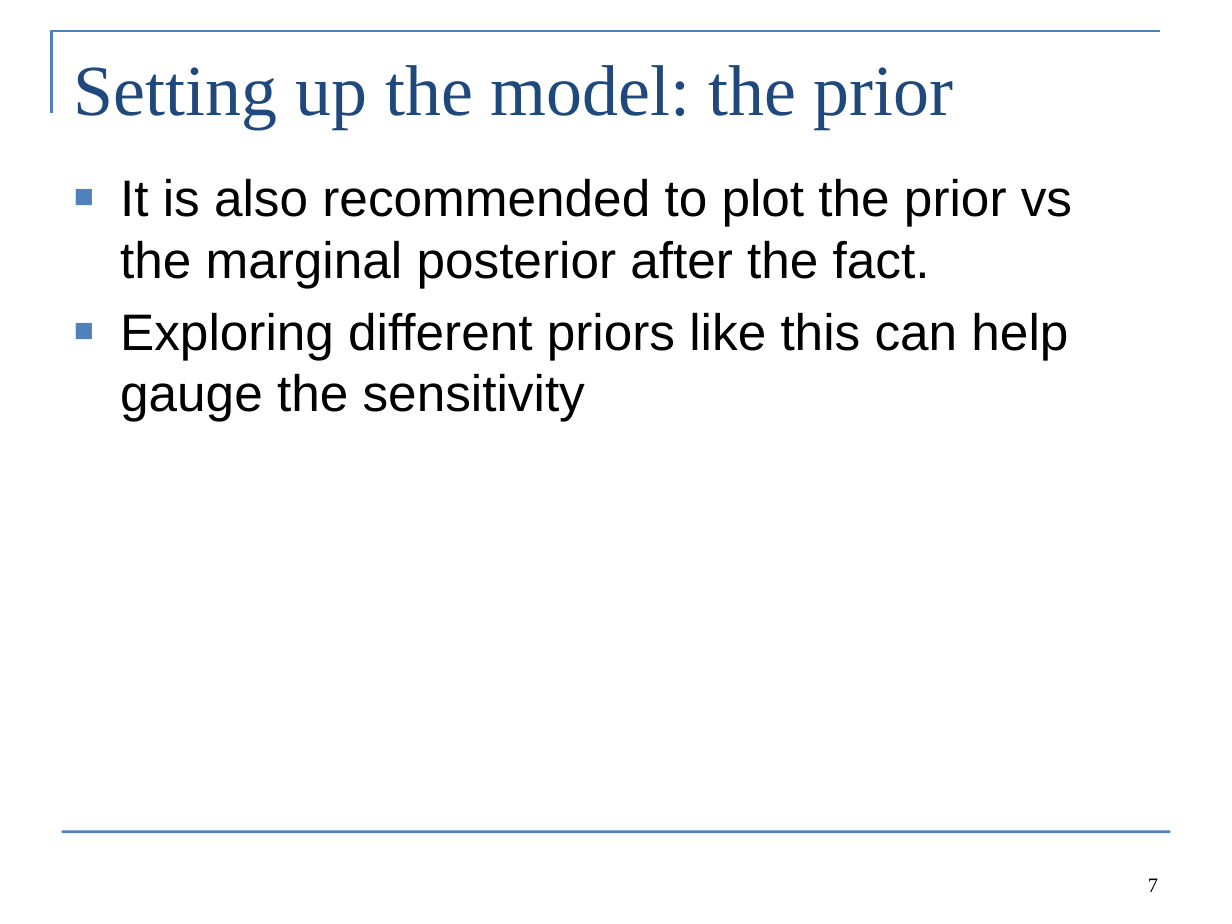
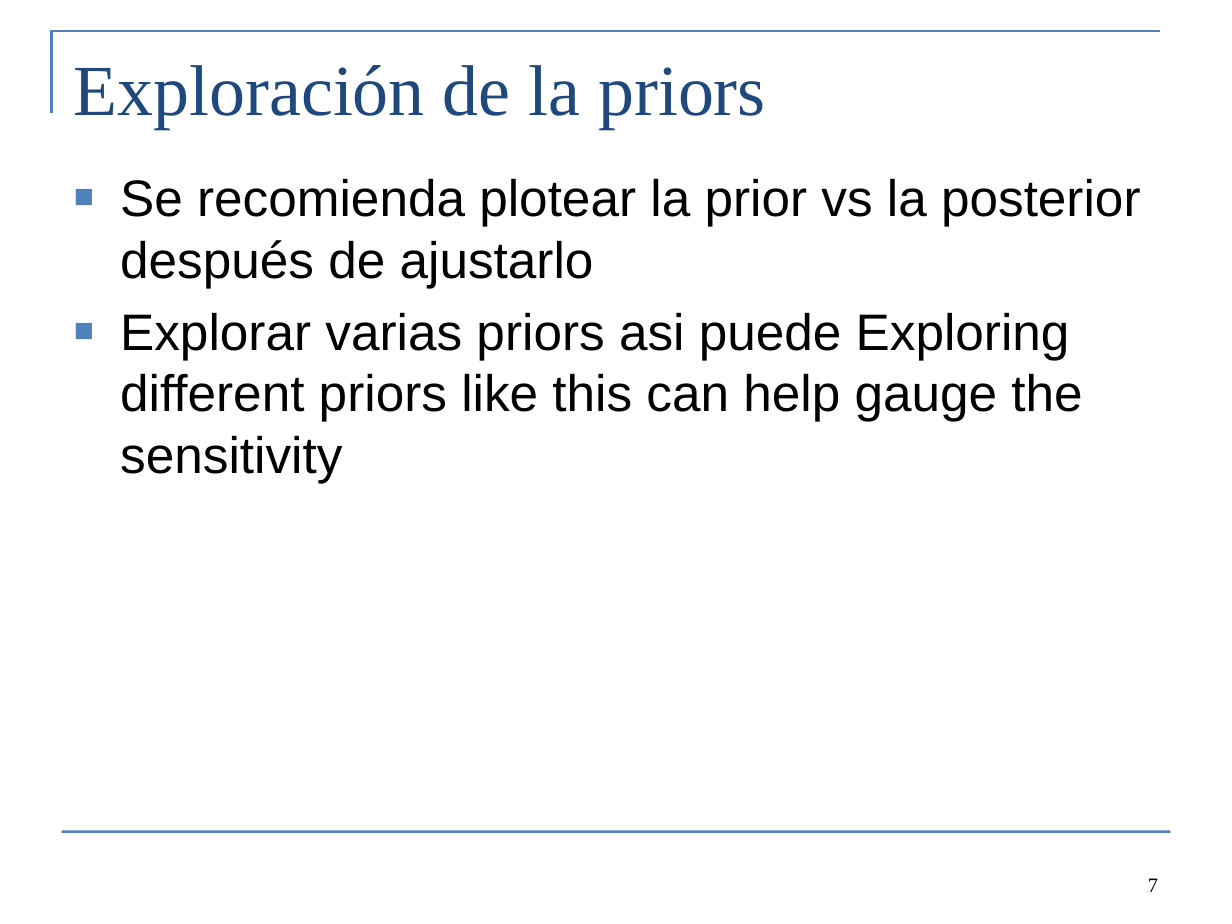
Before and after one commit to colemonnahan/bayes_workshop, a slide deck: slide 7 of dia3/lecture3_modeling.pptx. Drawn at 1232x924 pixels with LibreOffice and Linux fonts; fonts in the diff are those of the drawing. Boxes give left, top, right and bottom in pixels: in the first picture for what was removed or moved away, otherwise in the second. Text is boxed around its words. In the diff, an @@ line names an element or a change of style, - is before the commit and + after.

```diff
--- a/dia3/lecture3_modeling.pptx
+++ b/dia3/lecture3_modeling.pptx
@@ title at (74,65,766,129): text changed @@
-Setting up the model: the prior
+Exploración de la priors
@@ text at (120,178,1141,483): text changed @@
-■ It is also recommended to plot the prior vs the marginal posterior after the fact.
-■ Exploring different priors like this can help gauge the sensitivity
+■ Se recomienda plotear la prior vs la posterior después de ajustarlo
+■ Explorar varias priors asi puede Exploring different priors like this can help gauge the sensitivity
```
Also in this commit, not shown: 14 other slides changed, 3 slides added, 5 slides removed, 12 other files.
